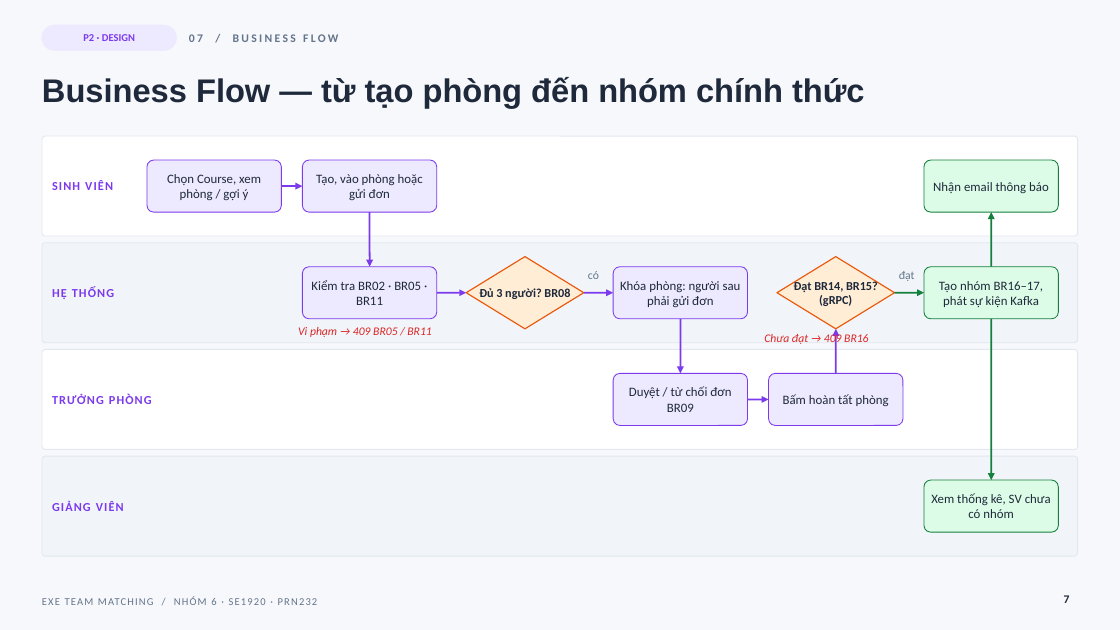
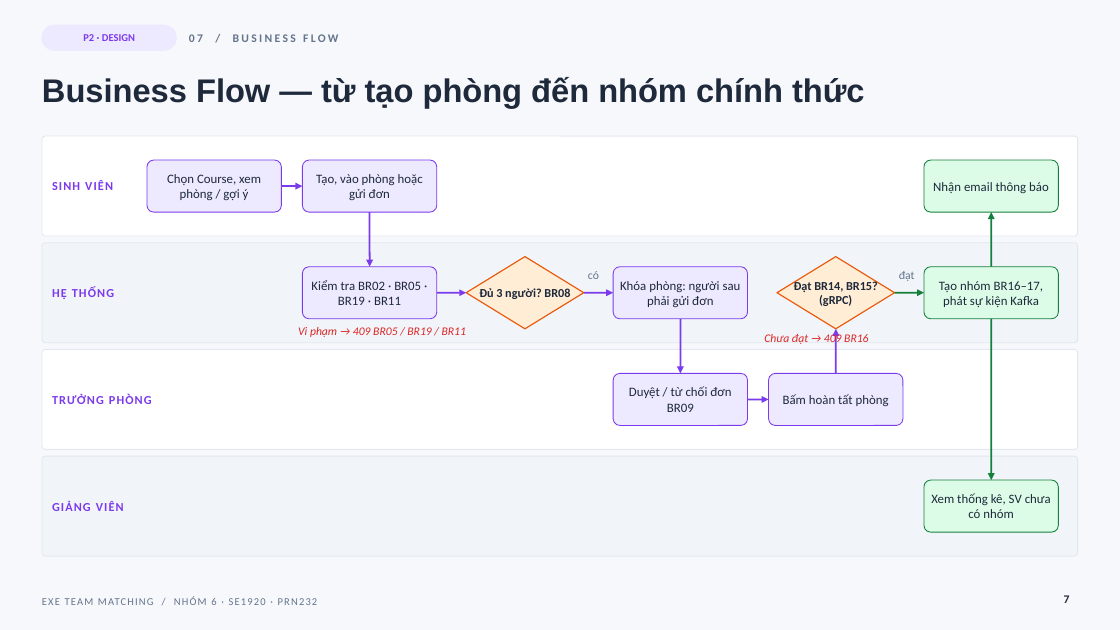
Before and after one commit to co-duong-hao/PRN232_Final, a slide deck: slide 7 of docs/slides/EXE_Team_Matching_Nhom6.pptx. Drawn at 1120x630 pixels with LibreOffice and Linux fonts; fonts in the diff are those of the drawing. Boxes give left, top, right and bottom in pixels: in the first picture for what was removed or moved away, otherwise in the second. Text is boxed around its words. In the diff, an @@ line names an element or a change of style, - is before the commit and + after.

```diff
--- a/docs/slides/EXE_Team_Matching_Nhom6.pptx
+++ b/docs/slides/EXE_Team_Matching_Nhom6.pptx
@@ text at (311, 280, 421, 305): text changed @@
-Kiểm tra BR02 · BR05 · BR11
+Kiểm tra BR02 · BR05 · BR19 · BR11
@@ text at (298, 327, 466, 337): text changed @@
-Vi phạm → 409 BR05 / BR11
+Vi phạm → 409 BR05 / BR19 / BR11
```
Also in this commit, not shown: 12 other slides changed, 1 slide added, 2 other files.
